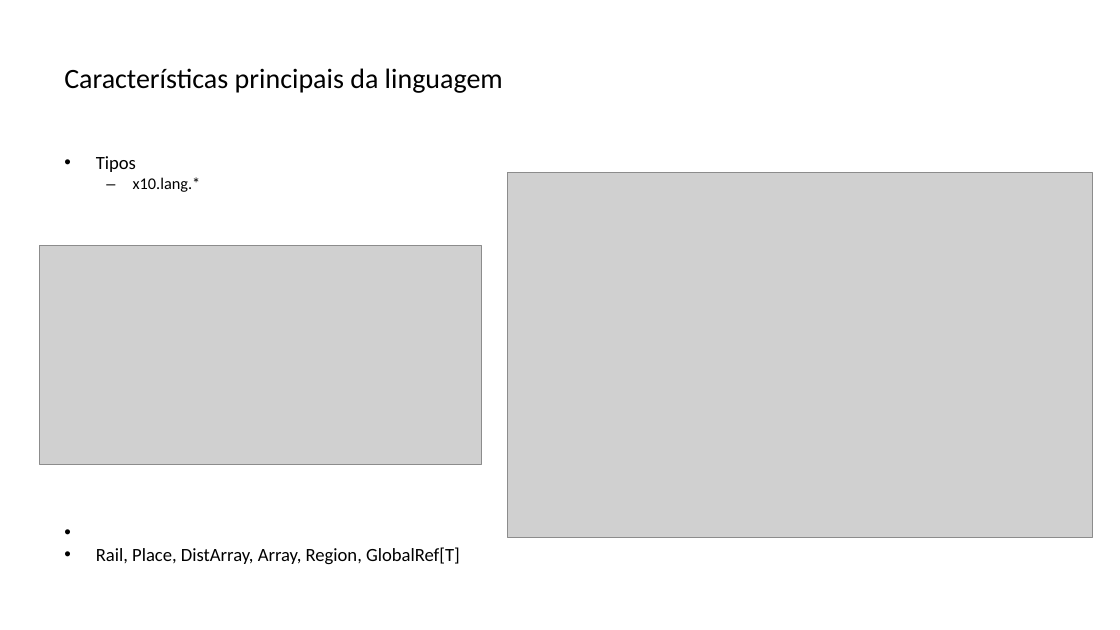
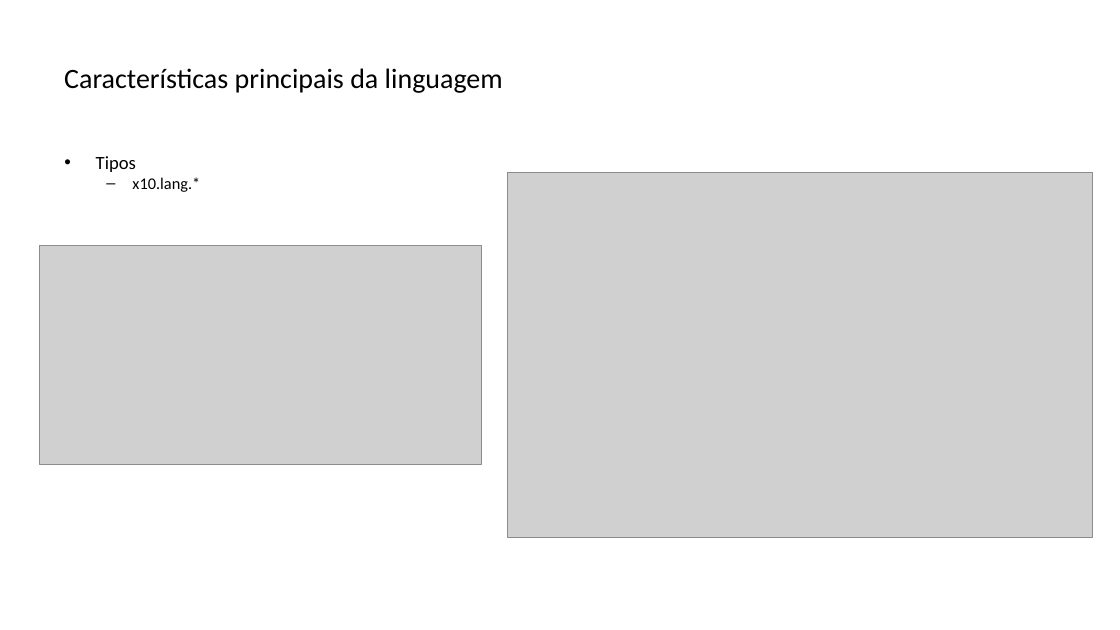
Before and after one commit to lquatrin/inf2591, a slide deck: slide 15 of x10.pptx. Drawn at 1120x630 pixels with LibreOffice and Linux fonts; fonts in the diff are those of the drawing; grey boxes stand for pictures. Boxes give left, top, right and bottom in pixels: in the first picture for what was removed or moved away, otherwise in the second. Text is boxed around its words. In the diff, an @@ line names an element or a change of style, - is before the commit and + after.

```diff
--- a/x10.pptx
+++ b/x10.pptx
@@ text at (96,547,460,565): paragraph removed @@
-• Rail, Place, DistArray, Array, Region, GlobalRef[T]
```
Also in this commit, not shown: 22 other slides changed, 2 slides added, 2 slides removed.
